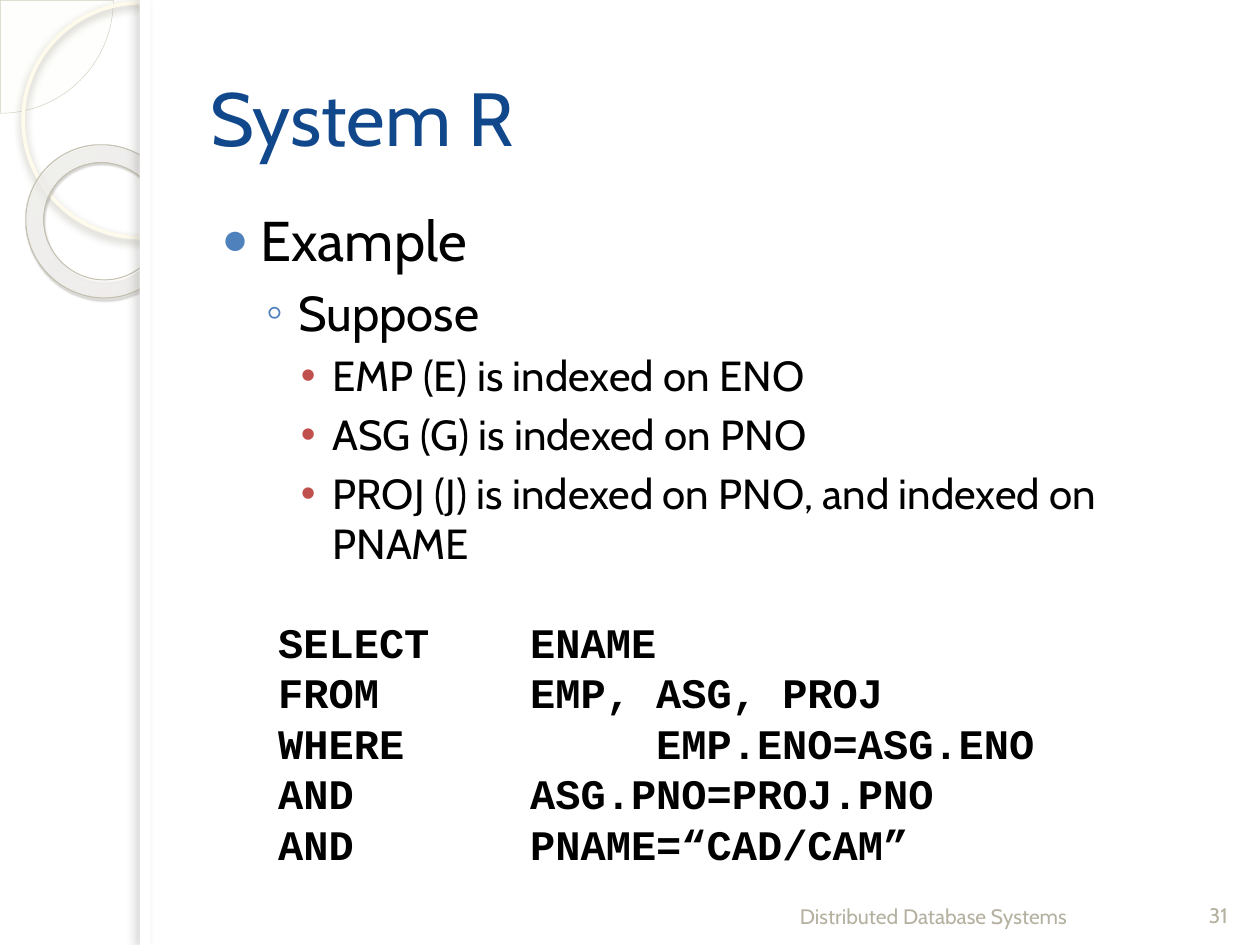
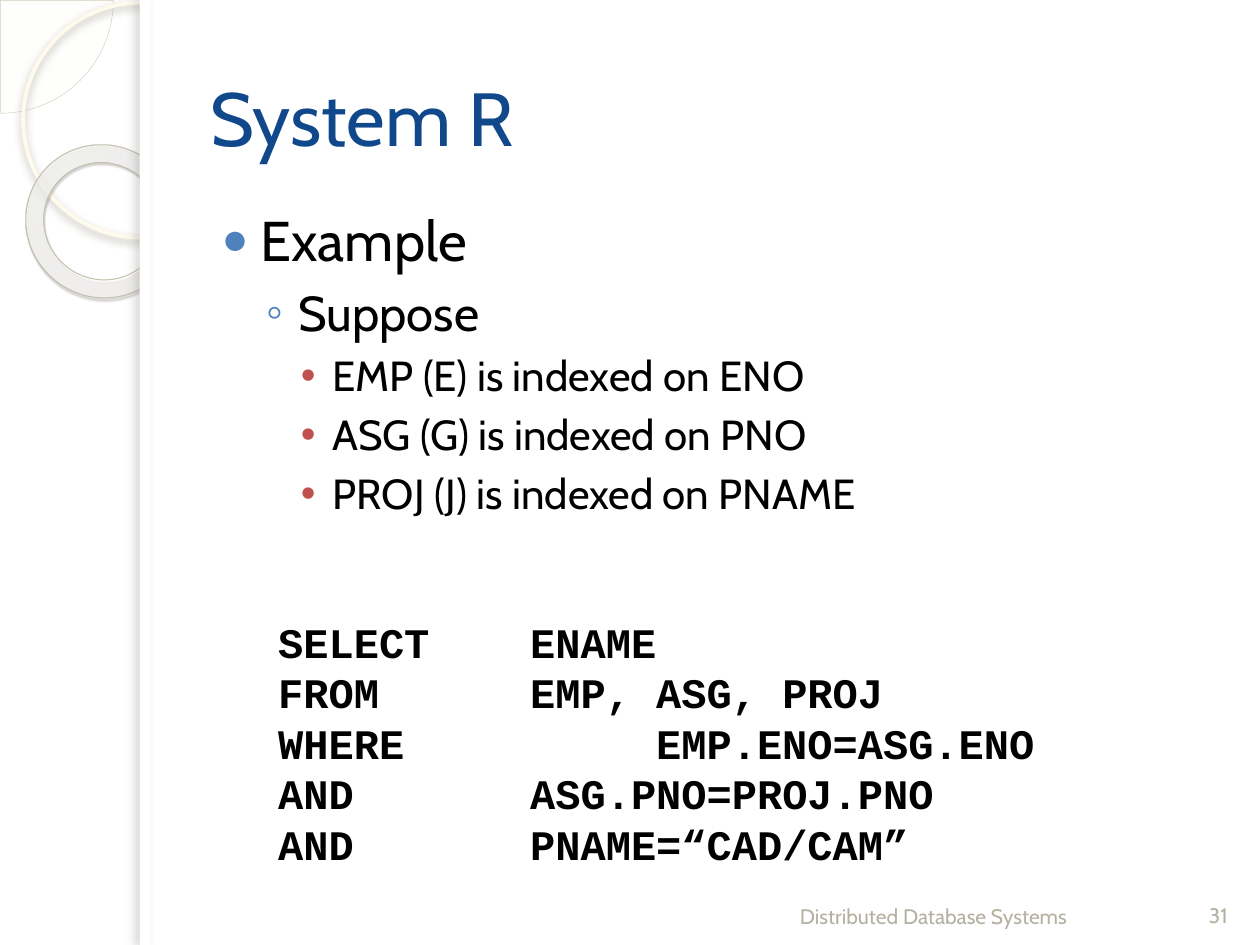
Before and after one commit to fanju1984/ddb, a slide deck: slide 31 of Fall_2019/Slides/05-Query_Optimization-2.pptx. Drawn at 1260x945 pixels with LibreOffice and Linux fonts; fonts in the diff are those of the drawing; background and template pictures are left out. Boxes give left, top, right and bottom in pixels: in the first picture for what was removed or moved away, otherwise in the second. Text is boxed around its words. In the diff, an @@ line names an element or a change of style, - is before the commit and + after.

Commit message:
updated slides

```diff
--- a/Fall_2019/Slides/05-Query_Optimization-2.pptx
+++ b/Fall_2019/Slides/05-Query_Optimization-2.pptx
@@ text at [332, 477, 856, 517]: text changed @@
-    • PROJ (J) is indexed on PNO, and indexed on PNAME
+    • PROJ (J) is indexed on PNAME
```
Also in this commit, not shown: 7 other files.
